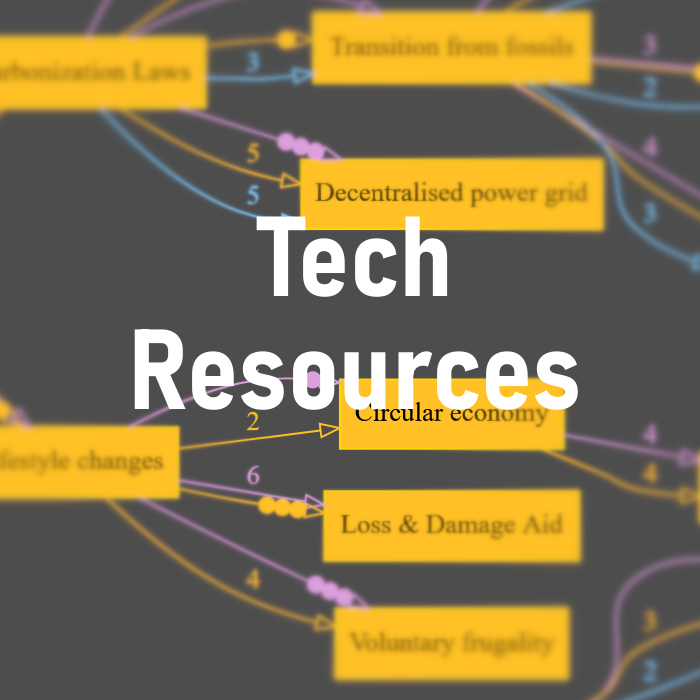
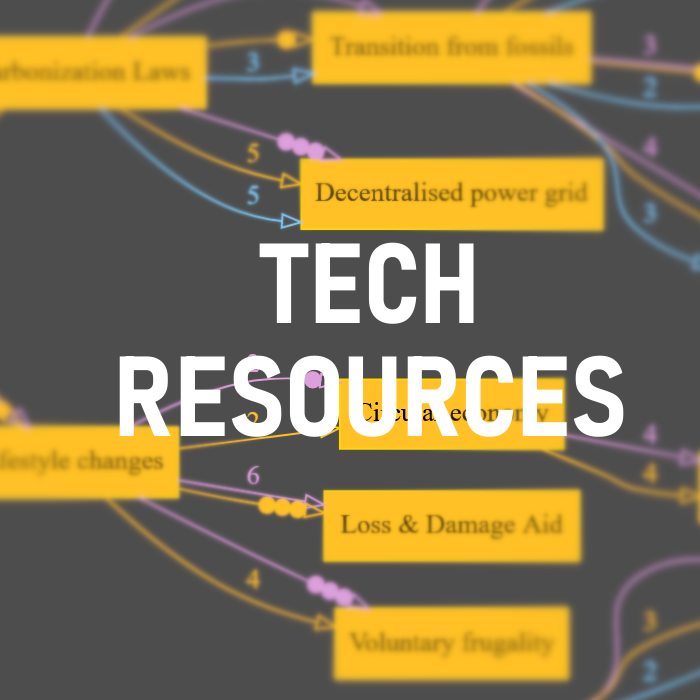
Layers edited between the first and the second (700, 700) image:
renamed "Tech ..." to "TECH ...", painted on it over <box>119,216,624,437</box>
